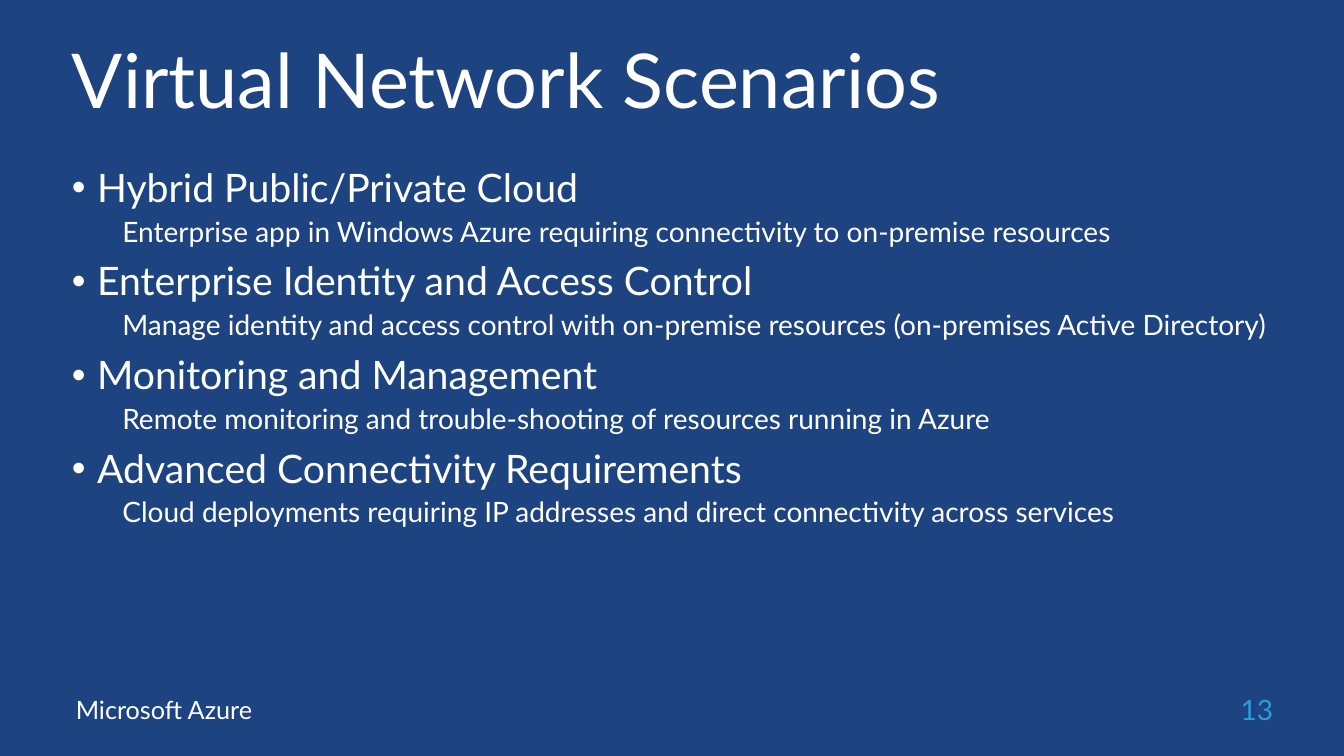
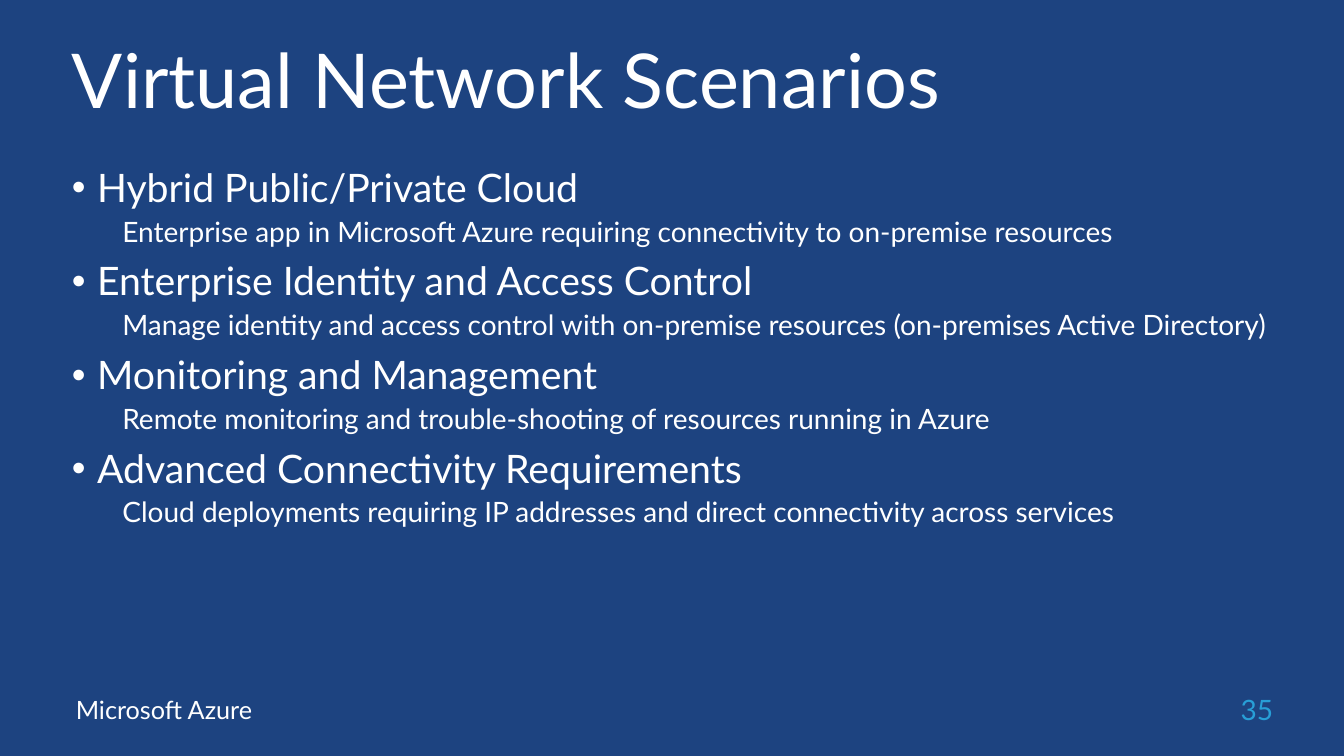
Before and after one commit to sack212/BasicAzureCamp, a slide deck: slide 35 of IaaS/IaaS.pptx (slide 13 before the commit). Drawn at 1344x756 pixels with LibreOffice and Linux fonts; fonts in the diff are those of the drawing; background and template pictures are left out. Boxes give left, top, right and bottom in pixels: in the first picture for what was removed or moved away, otherwise in the second. Text is boxed around its words. In the diff, an @@ line names an element or a change of style, - is before the commit and + after.

```diff
--- a/IaaS/IaaS.pptx
+++ b/IaaS/IaaS.pptx
@@ text at box(122, 221, 1113, 247): text changed @@
-  Enterprise app in Windows Azure requiring connectivity to on-premise resources
+  Enterprise app in Microsoft Azure requiring connectivity to on-premise resources
@@ page number at box(1241, 700, 1274, 720): text changed @@
-13
+35
```
Also in this commit, not shown: 8 other slides changed, 21 slides added, 3 slides removed, 22 other files.
